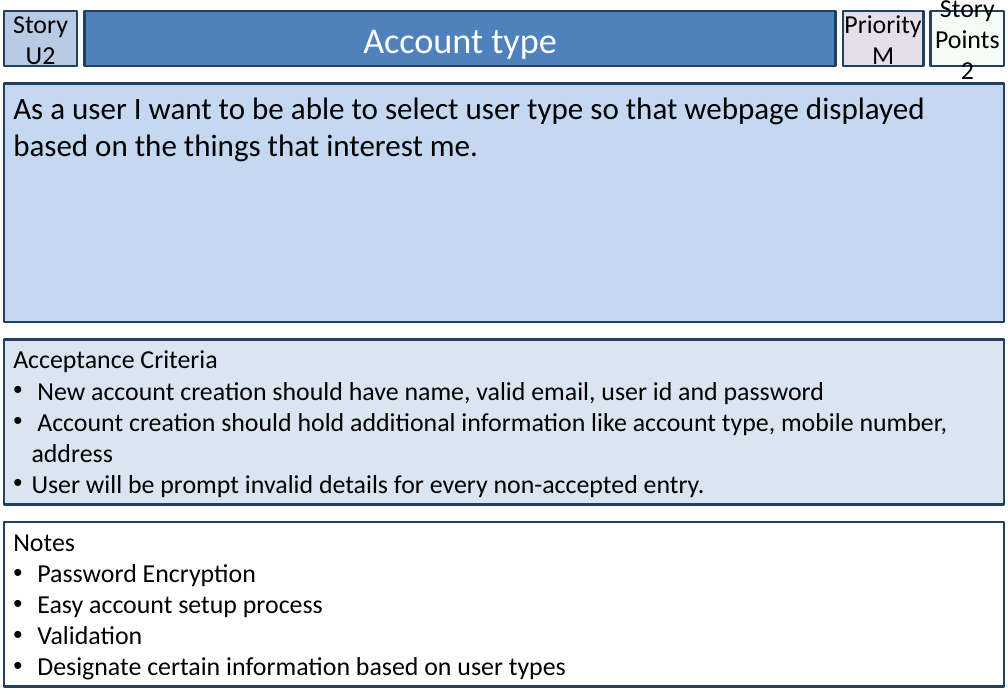
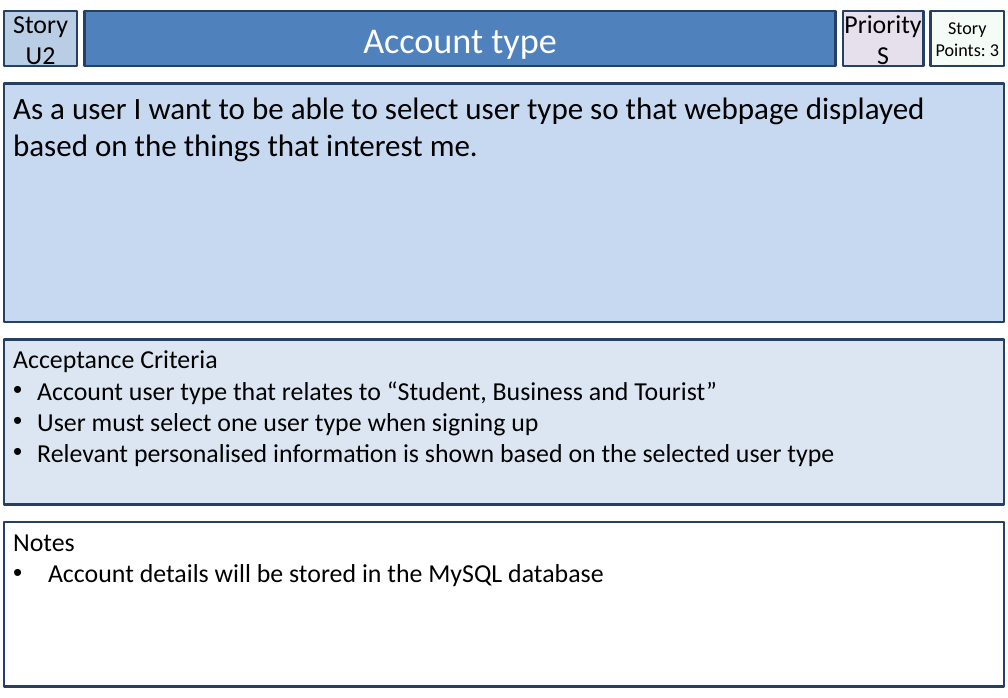
Before and after one commit to lufee84/GROUP-44, a slide deck: slide 9 of Adrian - STORY CARD.pptx. Drawn at 1008x698 pixels with LibreOffice and Linux fonts; fonts in the diff are those of the drawing. Boxes give left, top, right and bottom in pixels: in the first picture for what was removed or moved away, otherwise in the second. Text is boxed around its words. In the diff, an @@ line names an element or a change of style, - is before the commit and + after.

```diff
--- a/Adrian - STORY CARD.pptx
+++ b/Adrian - STORY CARD.pptx
@@ rectangle "Priority" at [843,11,924,66]: fill #E5DFEC to #E6E0EC; outline #244061 2 pt to #254061 2 pt @@
@@ rectangle "Story Points: 3" at [931,11,1004,66]: outline #244061 2 pt to #254061 2 pt @@
@@ text in rectangle at [936,22,999,56]: text changed; size 20 to 14 pt @@
-Story Points
-2
+Story Points: 3
@@ text in rectangle at [877,47,889,67]: text changed @@
-M
+S
@@ rectangle "Acceptance Criteria" at [4,340,1004,504]: fill #DAE5F1 to #DCE6F2; outline #244061 2 pt to #254061 2 pt @@
@@ text in rectangle at [37,381,834,467]: text changed @@
-• New account creation should have name, valid email, user id and password
-• Account creation should hold additional information like account type, mobile number, address
-• User will be prompt invalid details for every non-accepted entry.
+• Account user type that relates to “Student, Business and Tourist”
+• User must select one user type when signing up
+• Relevant personalised information is shown based on the selected user type
@@ rectangle "Notes" at [4,522,1004,687]: outline #244061 2 pt to #254061 2 pt @@
@@ text in rectangle at [48,564,604,587]: text changed @@
-• Password Encryption
-• Easy account setup process
-• Validation
-• Designate certain information based on user types
+• Account details will be stored in the MySQL database
```
Also in this commit, not shown: 57 other slides changed, 9 slides added, 4 slides removed, 5 other files.
